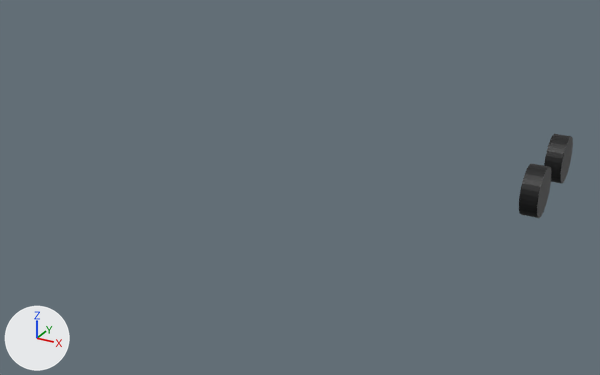
One commit to the COLLADA model src/raptor_description/meshes/raptor/base_link__rubber.dae: the scene before it, then after it.
Rendered twice from a 50 mm lens placed at (0.579, -0.921, 0.419), pointed at (0.073, -0.002, -0.04). The axes (+X, +Y, +Z) are drawn at lower left. The lights are the same throughout. The picture after the commit comes second.

In view in the first picture: 'mesh0-node', 'mesh1-node'.
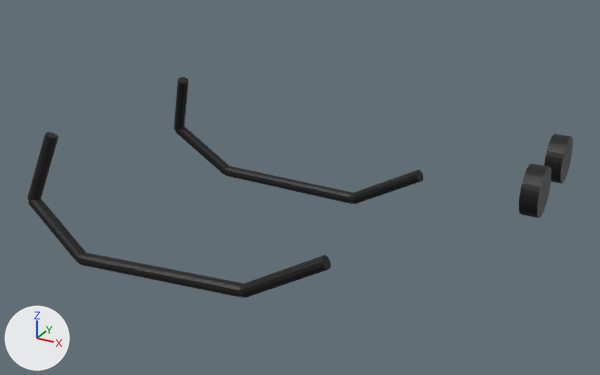
Changed parts and their boxes [x1, y1, x2, y2] in the pictures (600 x 375 px):
'mesh4-node', added
    after: [78, 253, 244, 298]
'mesh8-node', added (black)
    after: [224, 166, 353, 204]
'mesh5-node', added (black)
    after: [240, 255, 331, 298]
'mesh3-node', added (black)
    after: [28, 198, 86, 263]
'mesh2-node', added (black)
    after: [27, 132, 58, 201]
'mesh9-node', added (black)
    after: [351, 170, 423, 204]
'mesh7-node', added (black)
    after: [176, 126, 229, 174]
'mesh6-node', added (black)
    after: [174, 77, 189, 130]

What the commit changed:
Mesh me_mesh9_node is new.
It has 24 vertices, 44 faces and spans x 0.0755..0.1945, y 0.141..0.169, z -0.1278..-0.0472.
It uses material mat_rubber (black #060708).
Mesh me_mesh8_node is new.
It has 24 vertices, 44 faces and spans x -0.171..0.081, y 0.151..0.189, z -0.139..-0.111.
It uses material mat_rubber (black #060708).
Mesh me_mesh7_node is new.
It has 24 vertices, 44 faces and spans x -0.2652..-0.1648, y 0.1611..0.1889, z -0.1373..-0.0577.
It uses material mat_rubber (black #060708).
Mesh me_mesh6_node is new.
It has 24 vertices, 44 faces and spans x -0.2686..-0.2214, y 0.1412..0.1788, z -0.0682..0.0332.
It uses material mat_rubber (black #060708).
Mesh me_mesh5_node is new.
It has 24 vertices, 44 faces and spans x 0.0755..0.1945, y -0.169..-0.141, z -0.1278..-0.0472.
It uses material mat_rubber (black #060708).
Mesh me_mesh4_node is new.
It has 24 vertices, 44 faces and spans x -0.171..0.081, y -0.189..-0.151, z -0.139..-0.111.
It uses material mat_rubber (black #060708).
Mesh me_mesh3_node is new.
It has 24 vertices, 44 faces and spans x -0.2652..-0.1648, y -0.1889..-0.1611, z -0.1373..-0.0577.
It uses material mat_rubber (black #060708).
Mesh me_mesh2_node is new.
It has 24 vertices, 44 faces and spans x -0.2686..-0.2214, y -0.1788..-0.1412, z -0.0682..0.0332.
It uses material mat_rubber (black #060708).
Object 'mesh9-node' (ob_mesh9_node) is new; it shows me_mesh9_node.
Its location is (0.0, 0.0, 0.0).
Object 'mesh8-node' (ob_mesh8_node) is new; it shows me_mesh8_node.
Its location is (0.0, 0.0, 0.0).
Object 'mesh7-node' (ob_mesh7_node) is new; it shows me_mesh7_node.
Its location is (0.0, 0.0, 0.0).
Object 'mesh6-node' (ob_mesh6_node) is new; it shows me_mesh6_node.
Its location is (0.0, 0.0, 0.0).
Object 'mesh5-node' (ob_mesh5_node) is new; it shows me_mesh5_node.
Its location is (0.0, 0.0, 0.0).
Object 'mesh4-node' (ob_mesh4_node) is new; it shows me_mesh4_node.
Its location is (0.0, 0.0, 0.0).
Object 'mesh3-node' (ob_mesh3_node) is new; it shows me_mesh3_node.
Its location is (0.0, 0.0, 0.0).
Object 'mesh2-node' (ob_mesh2_node) is new; it shows me_mesh2_node.
Its location is (0.0, 0.0, 0.0).
